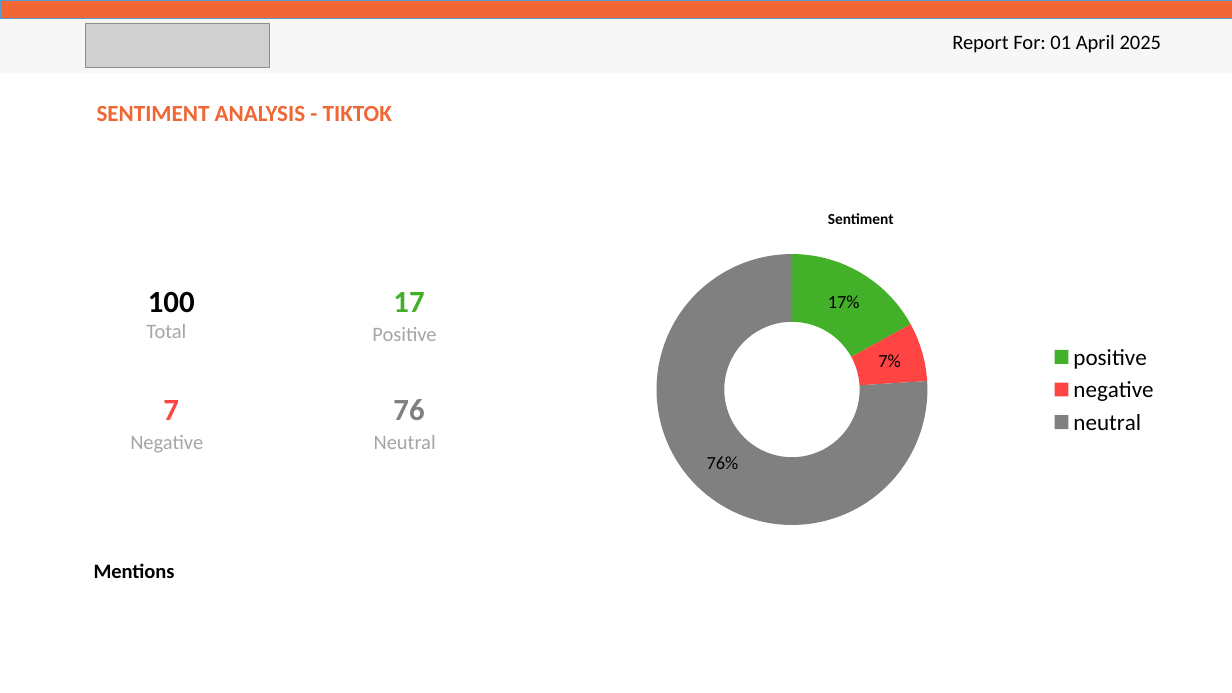
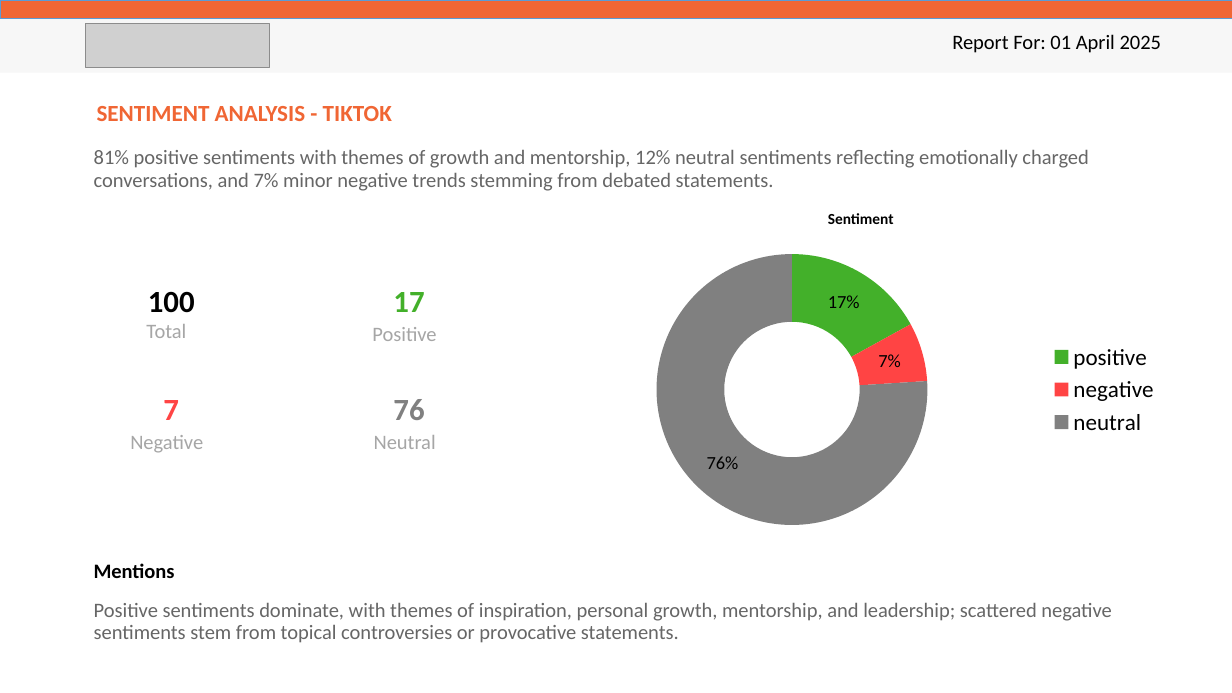
Before and after one commit to Oxygene-Creative/o2-audiovisual-api, a slide deck: slide 18 of app/reporters/samples/digital_safaricom.pptx. Drawn at 1232x693 pixels with LibreOffice and Linux fonts; fonts in the diff are those of the drawing; grey boxes stand for pictures. Boxes give left, top, right and bottom in pixels: in the first picture for what was removed or moved away, otherwise in the second. Text is boxed around its words. In the diff, an @@ line names an element or a change of style, - is before the commit and + after.

```diff
--- a/app/reporters/samples/digital_safaricom.pptx
+++ b/app/reporters/samples/digital_safaricom.pptx
@@ text added at bbox=[94, 150, 1088, 191], 16 pt, text #666666 @@
+81% positive sentiments with themes of growth and mentorship, 12% neutral sentiments reflecting emotionally charged conversations, and 7% minor negative trends stemming from debated statements.
@@ text added at bbox=[94, 603, 1111, 643], 16 pt, text #666666 @@
+Positive sentiments dominate, with themes of inspiration, personal growth, mentorship, and leadership; scattered negative sentiments stem from topical controversies or provocative statements.
```
Also in this commit, not shown: 13 other slides changed, 10 other files.
